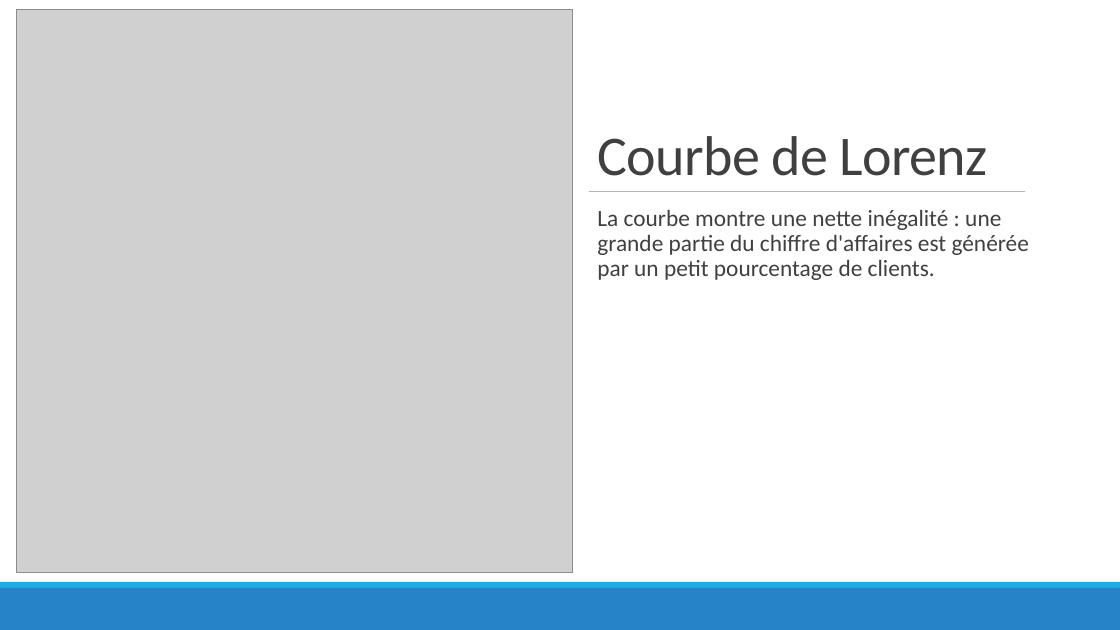
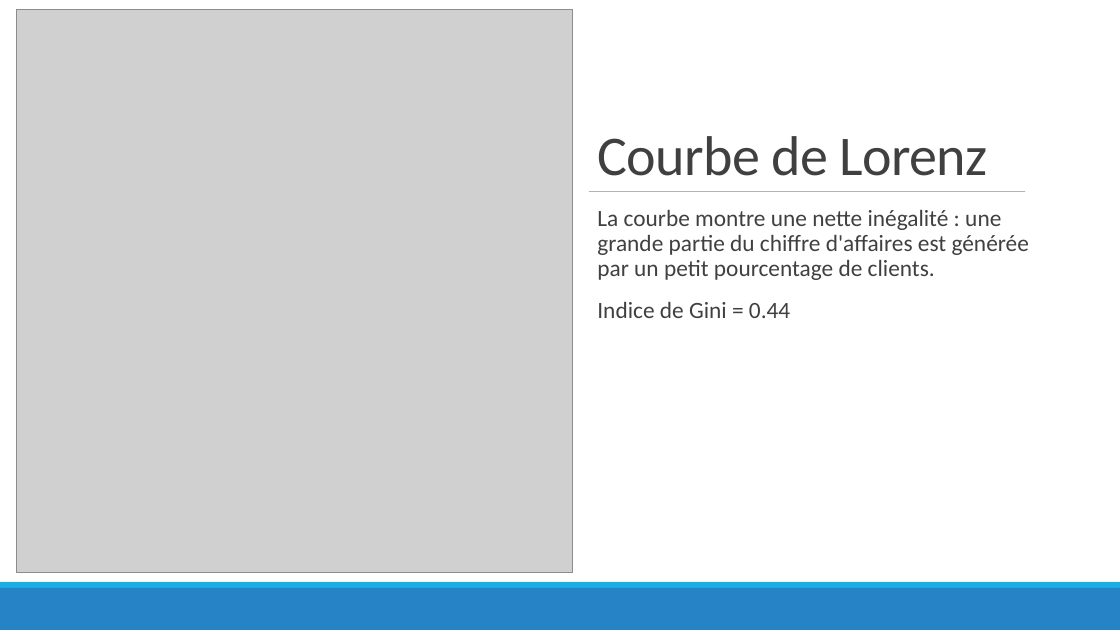
Before and after one commit to obenmaha/analyse-ventes-librairie, a slide deck: slide 12 of presentation_BENMAHAMMED_Oussama_Lapage.pptx. Drawn at 1120x630 pixels with LibreOffice and Linux fonts; fonts in the diff are those of the drawing; grey boxes stand for pictures. Boxes give left, top, right and bottom in pixels: in the first picture for what was removed or moved away, otherwise in the second. Text is boxed around its words. In the diff, an @@ line names an element or a change of style, - is before the commit and + after.

```diff
--- a/presentation_BENMAHAMMED_Oussama_Lapage.pptx
+++ b/presentation_BENMAHAMMED_Oussama_Lapage.pptx
@@ text at [597,302,790,318]: paragraph added @@
+  Indice de Gini = 0.44
```
Also in this commit, not shown: 7 other slides changed, 7 slides added, 8 slides removed, 1 other file.
